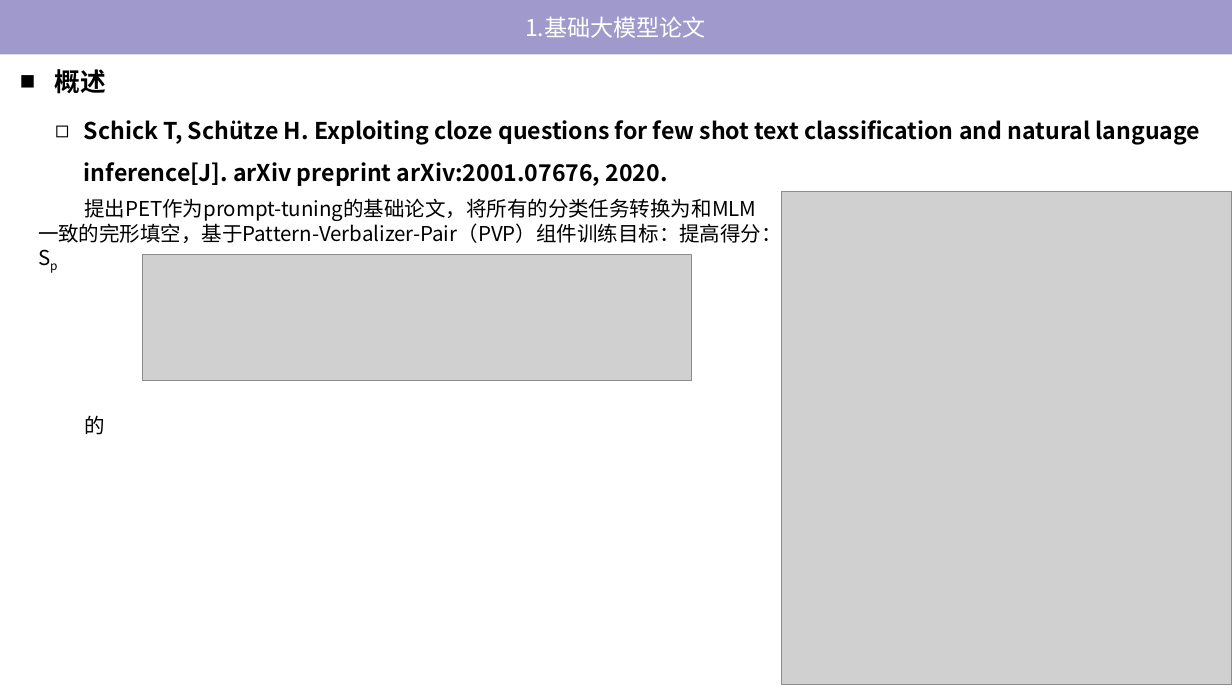
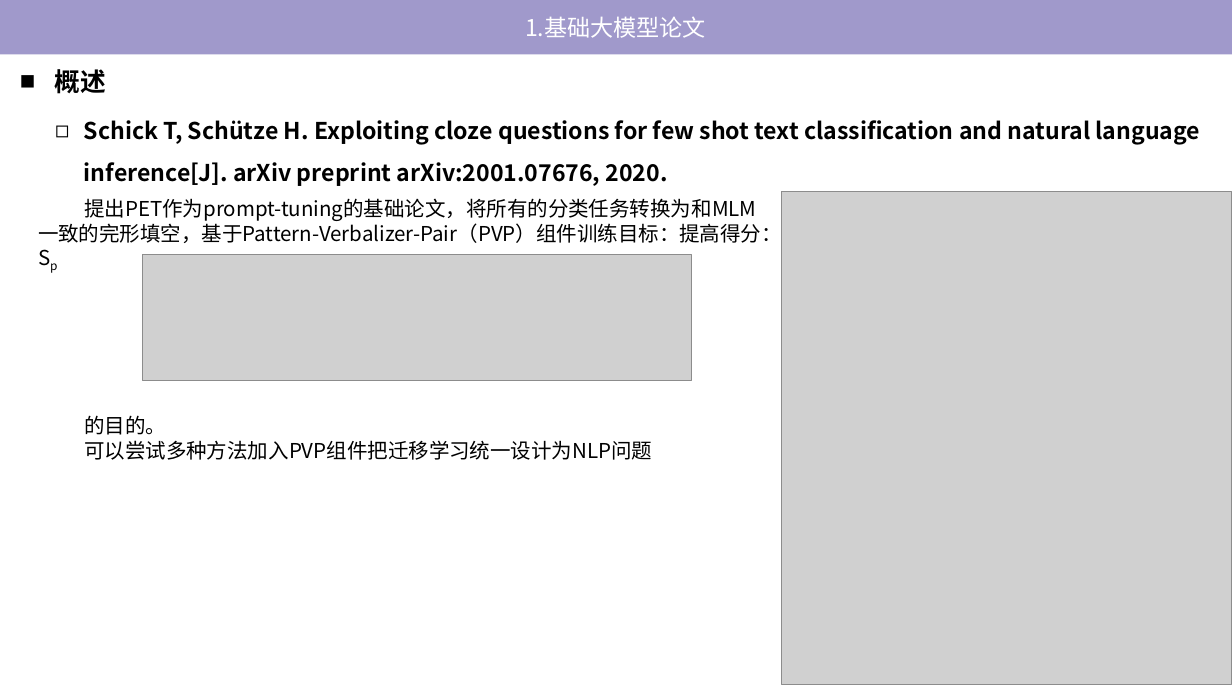
Before and after one commit to tj-messi/cv-computer-visual-tj, a slide deck: slide 5 of 0.组会记录/2024-11-21/report-2024-11-21.pptx. Drawn at 1232x693 pixels with LibreOffice and Linux fonts; fonts in the diff are those of the drawing; grey boxes stand for pictures. Boxes give left, top, right and bottom in pixels: in the first picture for what was removed or moved away, otherwise in the second. Text is boxed around its words. In the diff, an @@ line names an element or a change of style, - is before the commit and + after.

```diff
--- a/0.组会记录/2024-11-21/report-2024-11-21.pptx
+++ b/0.组会记录/2024-11-21/report-2024-11-21.pptx
@@ text at <box>84,415,652,460</box>: text changed @@
-的
+的目的。
+可以尝试多种方法加入PVP组件把迁移学习统一设计为NLP问题
```
Also in this commit, not shown: 4 other slides changed, 3 slides added, 10 slides removed.
